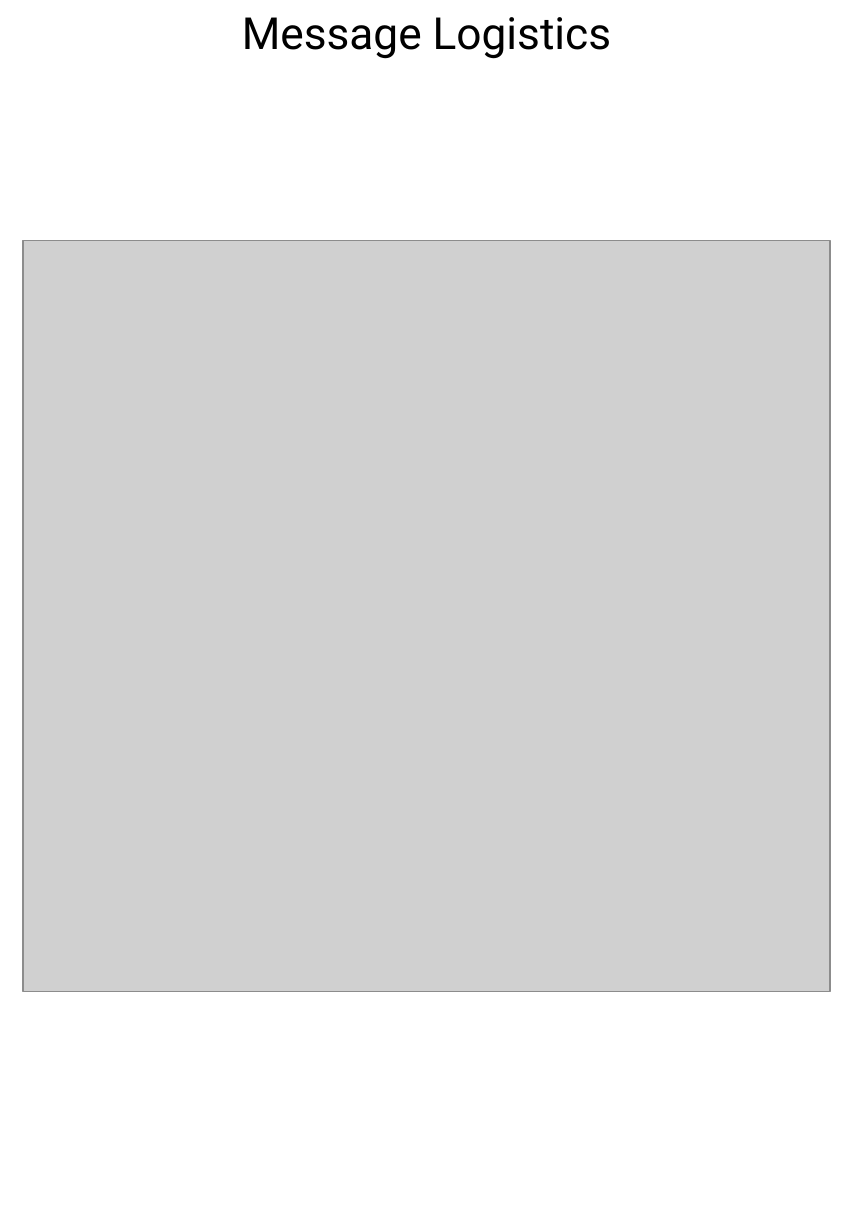
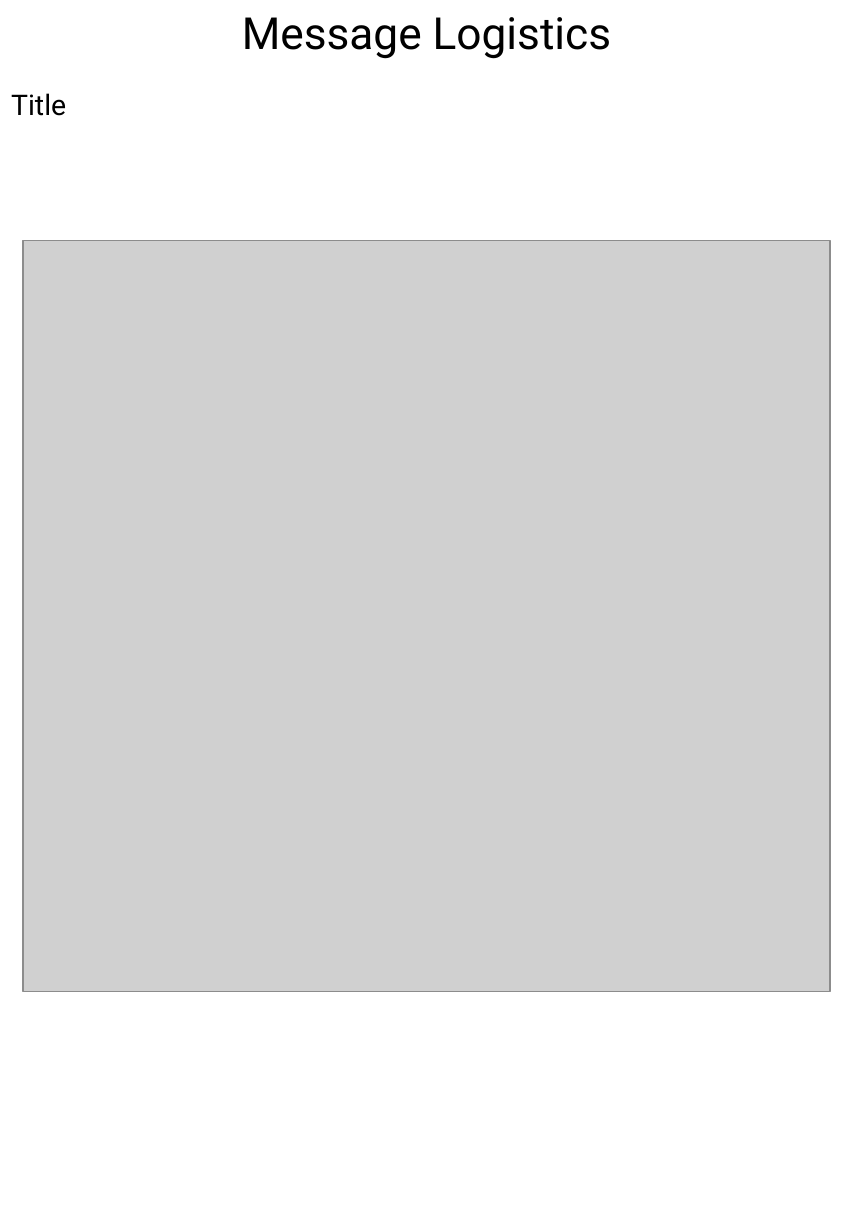
Before and after one commit to DansDesigns/EMT, a slide deck: slide 16 of revisions/QuantumEntangledMultiplexingTransceiver_Rev5.pptx (slide 15 before the commit). Drawn at 853x1232 pixels with LibreOffice and Linux fonts; fonts in the diff are those of the drawing; grey boxes stand for pictures. Boxes give left, top, right and bottom in pixels: in the first picture for what was removed or moved away, otherwise in the second. Text is boxed around its words. In the diff, an @@ line names an element or a change of style, - is before the commit and + after.

```diff
--- a/revisions/QuantumEntangledMultiplexingTransceiver_Rev5.pptx
+++ b/revisions/QuantumEntangledMultiplexingTransceiver_Rev5.pptx
@@ text added at <box>11,93,66,116</box>, 18 pt, text #000000 @@
+Title
```
Also in this commit, not shown: 5 other slides changed, 2 slides added, 1 slide removed, 1 other file.
